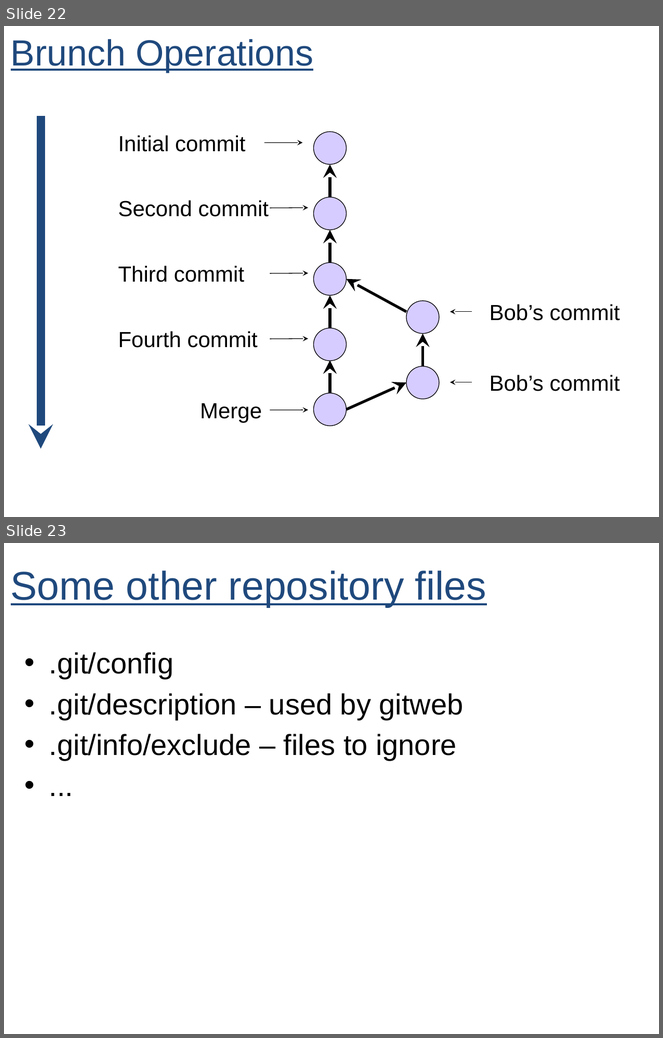
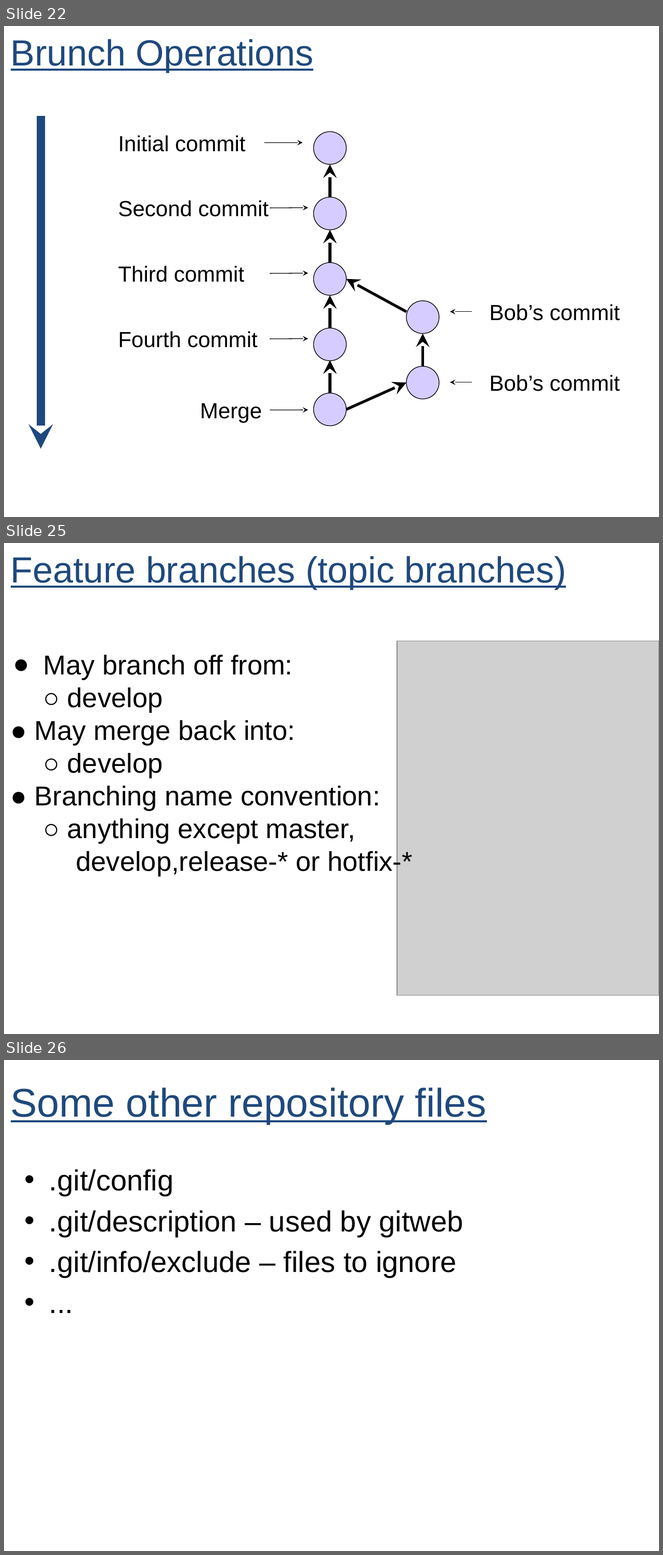
Before and after one commit to rotshtein/gitintro, a slide deck: Rogat-Git_intro.pptx. Shown one above the other, each under a label of ours: slides 22 and 23 before the commit, slides 22, 25 and 26 after it; the slides between them are not shown. The pictures are 663x1038 and 663x1555 pixels, drawn with LibreOffice and Linux fonts; fonts in the diff are those of the drawing; grey boxes stand for pictures. Boxes give left, top, right and bottom in pixels: in the first picture for what was removed or moved away, otherwise in the second. Text is boxed around its words. In the diff, an @@ line names an element or a change of style, - is before the commit and + after.

```diff
--- a/Rogat-Git_intro.pptx
+++ b/Rogat-Git_intro.pptx
@@ slide 25 added at [4, 543, 659, 1034], background #FFFFFF @@
@@ text added at [11, 556, 567, 589], 40 pt, text #1F497D, underline @@
+Feature branches (topic branches)
@@ picture added at [397, 641, 659, 996] @@
@@ text added at [35, 655, 413, 877], 30 pt, text #000000 @@
+● May branch off from:
+○ develop
+● May merge back into:
+○ develop
+● Branching name convention:
+○ anything except master,
+develop,release-* or hotfix-*
@@ what was slide 23 is now slide 26 @@
```
Also in this commit, not shown: 1 slide changed, 2 other slides added.
